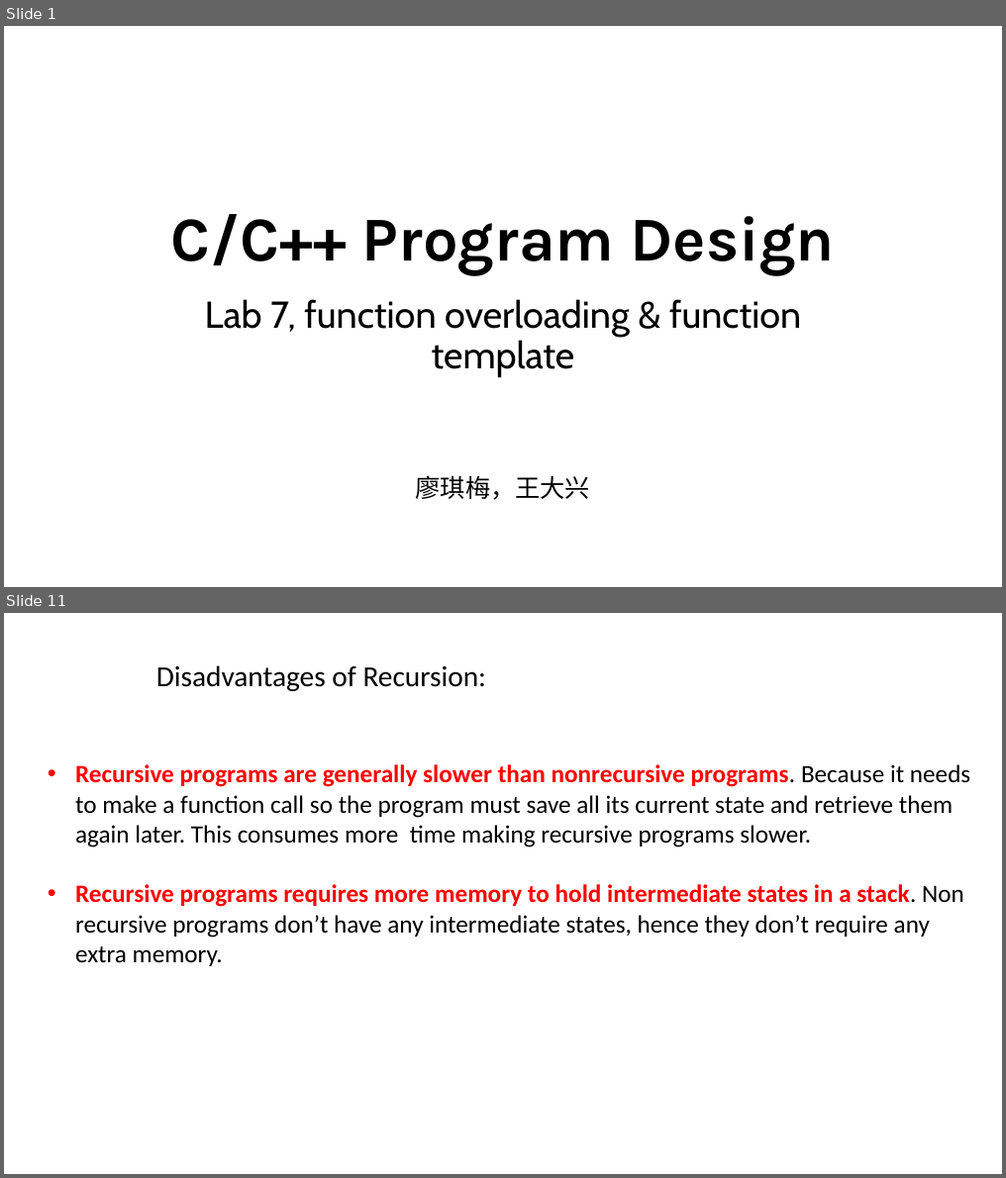
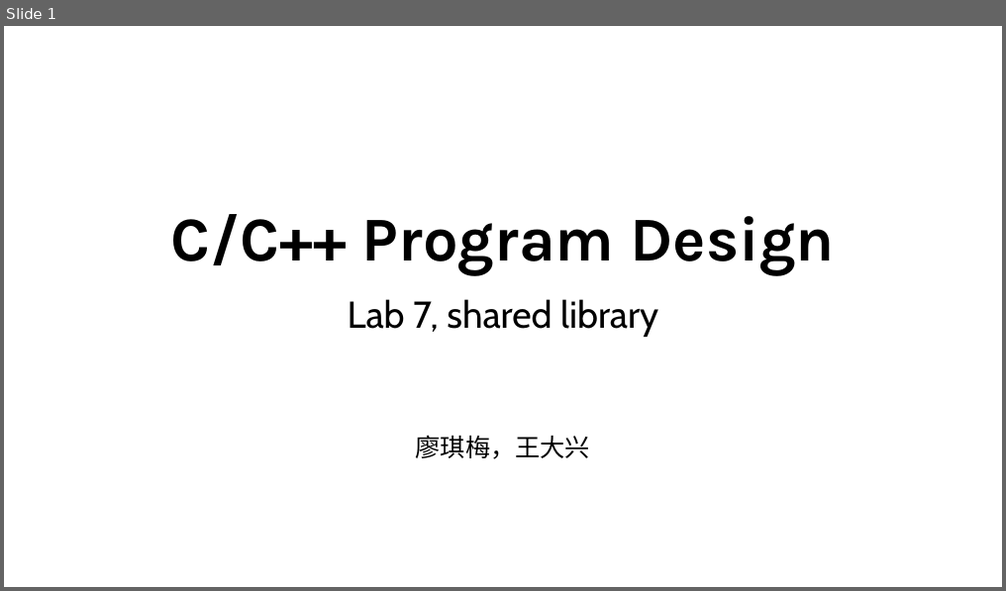
Before and after one commit to ShiqiYu/CPP, a slide deck: week07/Lab07.pptx. Shown one above the other, each under a label of ours: slides 1 and 11 before the commit, slide 1 after it; the slides between them are not shown. The pictures are 1006x1178 and 1006x591 pixels, drawn with LibreOffice and Linux fonts; fonts in the diff are those of the drawing; background and template pictures are left out. Boxes give left, top, right and bottom in pixels: in the first picture for what was removed or moved away, otherwise in the second. Text is boxed around its words. In the diff, an @@ line names an element or a change of style, - is before the commit and + after.

```diff
--- a/week07/Lab07.pptx
+++ b/week07/Lab07.pptx
@@ slide 11 removed at [4,613,1002,1174], background #FFFFFF @@
@@ text removed at [156,665,487,691] @@
-Disadvantages of Recursion:
@@ text removed at [75,764,970,966] @@
-• Recursive programs are generally slower than nonrecursive programs. Because it needs to make a function call so the program must save all its current state and retrieve them again later. This consumes more time making recursive programs slower.
-• Recursive programs requires more memory to hold intermediate states in a stack. Non recursive programs don’t have any intermediate states, hence they don’t require any extra memory.
@@ slide 1 changed as well @@
@@ subtitle at [348,299,658,337]: text changed @@
-Lab 7, function overloading & function template
+Lab 7, shared library
```
Also in this commit, not shown: 3 other slides changed, 7 slides added, 16 other slides removed, 5 other files.
